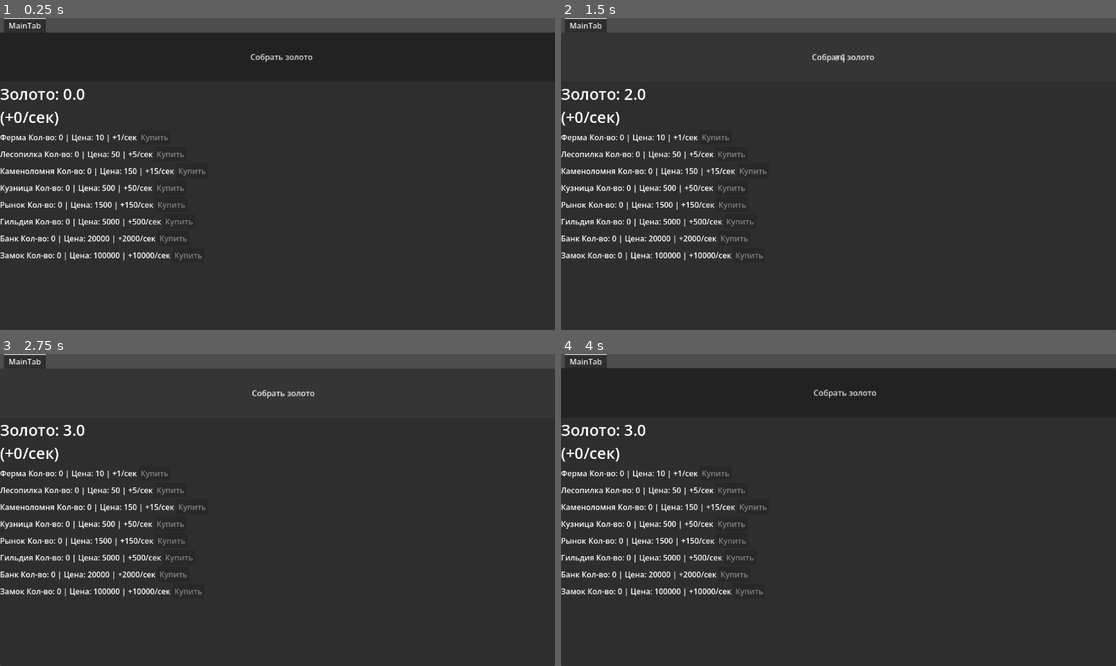
Above: before the commit, frames 1-4 (two rows, left to right).
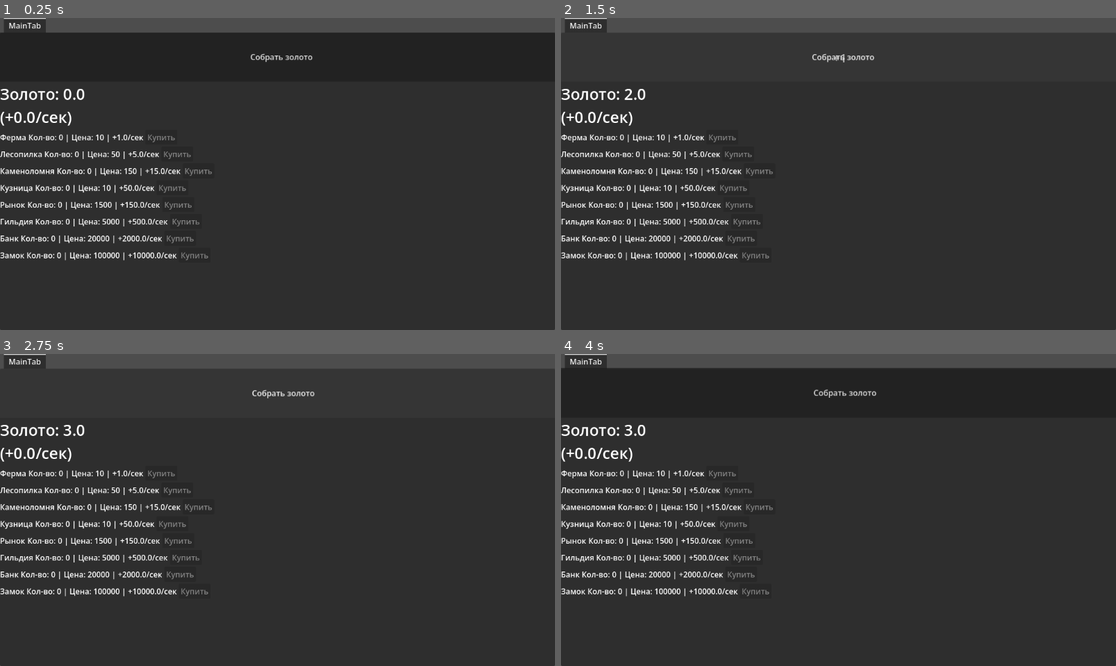
Above: after the commit, the same moments.

Repository: VPodolski/KinkdomClicker
Game: Godot game, scene res://main.tscn
Same seed, same stepped clock (60 frames per second), same inputs: the game is played once before the commit and once after it.
Inputs (mouse positions are in pixels of both pictures, inside the frame that each line leads up to):
- Up to frame 1 (0.25 s): no input
- Up to frame 2 (1.5 s): click "Собрать золото" at 0.5 s; click "Собрать золото" at 1.25 s
- Up to frame 3 (2.75 s): click "Собрать золото" at 2 s
- Up to frame 4 (4 s): move the mouse to (960, 494) at 2.77 s; move the mouse to (727, 525) at 3.52 s

The runs differ from the first frame. In frame 1, 1.0% of the frame differs, in the area x 4-39%, y 30-78%; in frame 2, 1.0%; in frame 3, 1.0%; in frame 4, 1.0%.

Commit message:
UI for upgrades has been fixed

Diff:
--- a/BuildingData.gd
+++ b/BuildingData.gd
@@ -5,6 +5,7 @@
 var base_cost: int
 var cost: int
 var income: int
+var income_multiplier: float = 1.0
 var count: int = 0
 
 func _init(_name, _base_cost, _income):
@@ -18,4 +19,4 @@
 	cost = int(base_cost * pow(1.2, count))
 
 func get_income():
-	return income * count
+	return income * income_multiplier * count
--- a/BuildingItem.gd
+++ b/BuildingItem.gd
@@ -25,6 +25,6 @@
 
 	info_label.text = "Кол-во: " + str(building.count) + \
 	" | Цена: " + str(building.cost) + \
-	" | +" + str(building.income) + "/сек"
+	" | +" + str(building.income * building.income_multiplier) + "/сек"
 
 	buy_button.disabled = current_gold < building.cost
--- a/UpgradeData.gd
+++ b/UpgradeData.gd
@@ -4,11 +4,38 @@
 var name: String
 var cost: int
 var base_time: float
+
+var required_building: String = ""
+var required_count: int = 0
+
+var effect_type: String
+var effect_value: float
+var target: String  # для зданий (например "Ферма")
+
 var is_crafting: bool = false
 var progress: float = 0.0
 
 
-func _init(_name, _cost, _time):
+func _init(_name, _cost, _time, _type, _value, _target="", _req_building="", _req_count=0):
 	name = _name
 	cost = _cost
 	base_time = _time
+	effect_type = _type
+	effect_value = _value
+	target = _target
+	required_building = _req_building
+	required_count = _req_count
+
+
+func get_effect_description():
+	match effect_type:
+		"click_bonus":
+			return "+%d к золоту за клик" % effect_value
+
+		"income_multiplier":
+			return "+%d%% к доходу (%s)" % [int(effect_value * 100), target]
+
+		"global_multiplier":
+			return "+%d%% ко всему доходу" % int(effect_value * 100)
+
+	return ""
--- a/UpgradeItem.gd
+++ b/UpgradeItem.gd
@@ -14,26 +14,49 @@
 func setup(_upgrade, _index):
 	upgrade = _upgrade
 	index = _index
-	update_ui()
+	update_ui(0, false, "", "")
 	button.pressed.connect(_on_pressed)
 
 
 func _on_pressed():
 	emit_signal("craft_pressed", index)
 
+func update_ui(current_gold, is_unlocked, preview_text, remaining_text):
+	name_label.text = upgrade.name
 
-func update_ui():
-	name_label.text = upgrade.name
+	var effect_text = upgrade.get_effect_description()
+
+	if not is_unlocked:
+		info_label.text = "🔒 Требуется: %s x%d\n%s\n%s" % [
+			upgrade.required_building,
+			upgrade.required_count,
+			effect_text,
+			remaining_text
+		]
+		button.disabled = true
+		progress_bar.visible = false
+		return
 
 	if upgrade.is_crafting:
 		var percent = upgrade.progress / upgrade.base_time
 
-		progress_bar.value = lerp(progress_bar.value, percent, 0.2)
+		progress_bar.value = percent
 		progress_bar.visible = true
 
-		info_label.text = str(int(percent * 100)) + "%"
+		info_label.text = "%s \nОсталось: %s" % [
+			effect_text,
+			remaining_text
+		]
+
 		button.disabled = true
 	else:
 		progress_bar.visible = false
-		info_label.text = "Цена: " + str(upgrade.cost)
-		button.disabled = false
+
+		info_label.text = "Цена: %d\n%s\n%s\n%s" % [
+			upgrade.cost,
+			effect_text,
+			preview_text,
+			remaining_text
+		]
+
+		button.disabled = current_gold < upgrade.cost
--- a/main.gd
+++ b/main.gd
@@ -3,6 +3,7 @@
 var gold: float = 0.0
 var gold_per_click = 1
 var gold_boost_cost: int = 10
+var global_income_multiplier: float = 1.0
 var ui_update_timer := 0.0
 var buildings = []
 var upgrades = []
@@ -26,15 +27,26 @@
 	buildings.append(BuildingData.new("Ферма", 10, 1))
 	buildings.append(BuildingData.new("Лесопилка", 50, 5))
 	buildings.append(BuildingData.new("Каменоломня", 150, 15))
-	buildings.append(BuildingData.new("Кузница", 500, 50))
+	buildings.append(BuildingData.new("Кузница", 10, 50))
 	buildings.append(BuildingData.new("Рынок", 1500, 150))
 	buildings.append(BuildingData.new("Гильдия", 5000, 500))
 	buildings.append(BuildingData.new("Банк", 20000, 2000))
 	buildings.append(BuildingData.new("Замок", 100000, 10000))
 
-	upgrades.append(UpgradeData.new("Улучшенные инструменты", 100, 5))
-	upgrades.append(UpgradeData.new("Закалённая сталь", 500, 10))
-	upgrades.append(UpgradeData.new("Мастерская ковка", 1500, 20))
+	upgrades.append(UpgradeData.new(
+		"Острые инструменты", 10, 5,
+		"click_bonus", 1
+	))
+
+	upgrades.append(UpgradeData.new(
+		"Улучшенные фермы", 10, 8,
+		"income_multiplier", 0.5, "Ферма"
+	))
+
+	upgrades.append(UpgradeData.new(
+		"Золотые контракты", 1000, 15,
+		"global_multiplier", 0.2
+	))
 
 	create_building_ui()
 	create_upgrades_ui()
@@ -48,7 +60,6 @@
 	tab_container.set_tab_hidden(index, true)
 
 	update_ui()
-	print("upgrades count: ", upgrades.size())
 
 func create_building_ui():
 	for i in range(buildings.size()):
@@ -82,6 +93,16 @@
 	buy_building(index)
 	update_buildings_ui()
 
+func is_upgrade_unlocked(upgrade):
+	if upgrade.required_building == "":
+		return true
+
+	var b = get_building_by_name(upgrade.required_building)
+	if b == null:
+		return false
+
+	return b.count >= upgrade.required_count
+
 func update_buildings_ui():
 	for child in buildings_container.get_children():
 		child.update_ui(gold)
@@ -90,7 +111,7 @@
 	var total = 0
 	for b in buildings:
 		total += b.get_income()
-	return total
+	return total * global_income_multiplier
 
 func _on_gold_button_pressed():
 	gold_button.scale = Vector2(1, 1)
@@ -177,18 +198,29 @@
 	return 1.0 + (forge.count * 0.01)  # +1% за кузницу
 
 func update_crafting(delta):
+	var remaining = 0.0
+
 	for upgrade in upgrades:
 		if upgrade.is_crafting:
 			var speed = get_forge_speed_multiplier()
 			upgrade.progress += delta * speed
+			remaining = (upgrade.base_time - upgrade.progress) / speed
 
 			if upgrade.progress >= upgrade.base_time:
 				complete_upgrade(upgrade)
 	update_upgrades_ui()
 
+
 func update_upgrades_ui():
 	for child in upgrades_container.get_children():
-		child.update_ui()
+		var u = child.upgrade
+
+		child.update_ui(
+			gold,
+			is_upgrade_unlocked(u),
+			get_upgrade_preview_text(u),
+			get_upgrade_remaining_time_text(u)
+		)
 
 func start_upgrade(index):
 	var u = upgrades[index]
@@ -198,14 +230,97 @@
 		u.is_crafting = true
 
 func complete_upgrade(upgrade):
-	upgrade.is_crafting = false
-	upgrade.progress = 0
-
-	# пример эффекта
-	gold_per_click += 1
-
-func get_building_by_name(name):
+	apply_upgrade(upgrade)
+
+	upgrades.erase(upgrade)
+
+	create_upgrades_ui()
+
+func apply_upgrade(upgrade):
+	match upgrade.effect_type:
+		"click_bonus":
+			gold_per_click += upgrade.effect_value
+
+		"income_multiplier":
+			var b = get_building_by_name(upgrade.target)
+			if b:
+				b.income_multiplier += upgrade.effect_value
+
+		"global_multiplier":
+			global_income_multiplier += upgrade.effect_value
+
+func get_building_by_name(building_name):
 	for b in buildings:
-		if b.name == name:
+		if b.name == building_name:
 			return b
 	return null
+
+func get_upgrade_preview_text(upgrade):
+	match upgrade.effect_type:
+
+		"click_bonus":
+			var before = gold_per_click
+			var after = before + upgrade.effect_value
+			return "Клик: %d → %d" % [before, after]
+
+		"income_multiplier":
+			var b = get_building_by_name(upgrade.target)
+			if b == null:
+				return ""
+
+			var before = b.income * b.income_multiplier
+			var after = before * (1.0 + upgrade.effect_value)
+
+			return "%s: %s → %s за шт." % [
+				b.name,
+				format_float(before),
+				format_float(after)
+			]
+
+		"global_multiplier":
+			var before = get_total_income()
+			var after = float(before * (1.0 + upgrade.effect_value))
+
+			return "Доход: %s → %s / сек" % [format_float(before), format_float(after)]
+
+	return ""
+
+func get_upgrade_remaining_time(upgrade):
+	var speed = get_forge_speed_multiplier()
+	var remaining = (upgrade.base_time - upgrade.progress) / speed
+
+	return max(0.0, remaining)
+
+func get_upgrade_time_text(upgrade):
+	var base = upgrade.base_time
+	var current = get_upgrade_time_with_speed(upgrade)
+
+	# если ускорения нет — не дублируем
+	if abs(base - current) < 0.01:
+		return "Время: %s" % format_time(base)
+
+	return "Время: %s (сейчас: %s)" % [
+		format_time(base),
+		format_time(current)
+	]
+
+func get_upgrade_time_with_speed(upgrade):
+	var speed = get_forge_speed_multiplier()
+	return upgrade.base_time / speed
+
+func get_upgrade_remaining_time_text(upgrade):
+	return format_time(get_upgrade_remaining_time(upgrade))
+
+func format_float(value: float) -> String:
+	var s = "%.2f" % value
+	s = s.rstrip("0").rstrip(".")
+	return s
+
+func format_time(seconds: float) -> String:
+	if seconds < 60:
+		return "%.1f сек" % seconds
+
+	var minutes = int(seconds / 60)
+	var sec = int(seconds) % 60
+
+	return "%dм %dс" % [minutes, sec]
